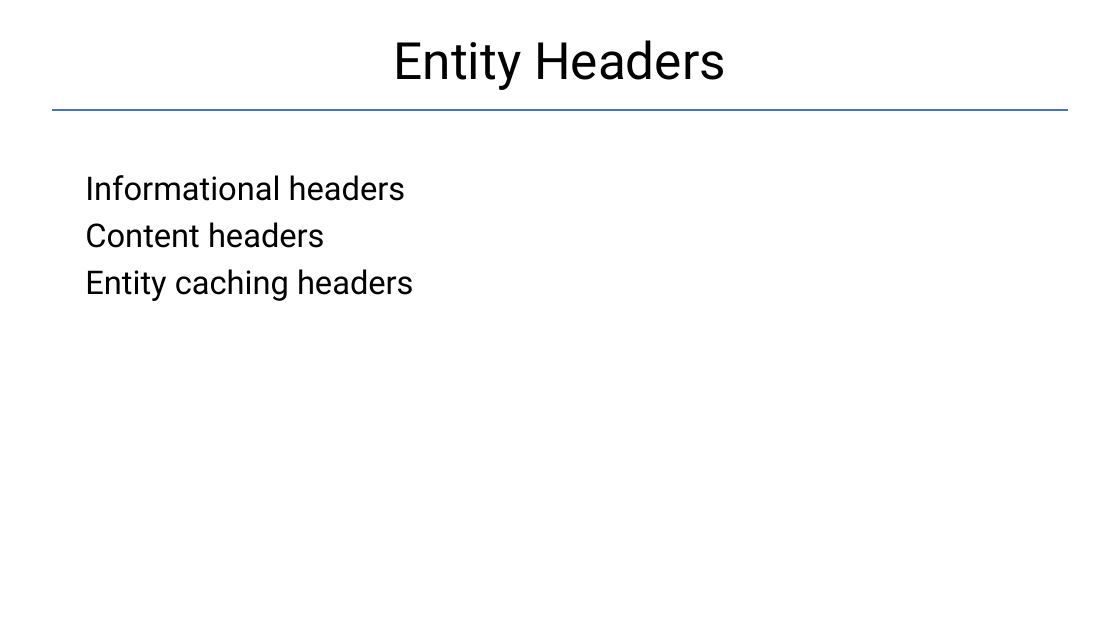
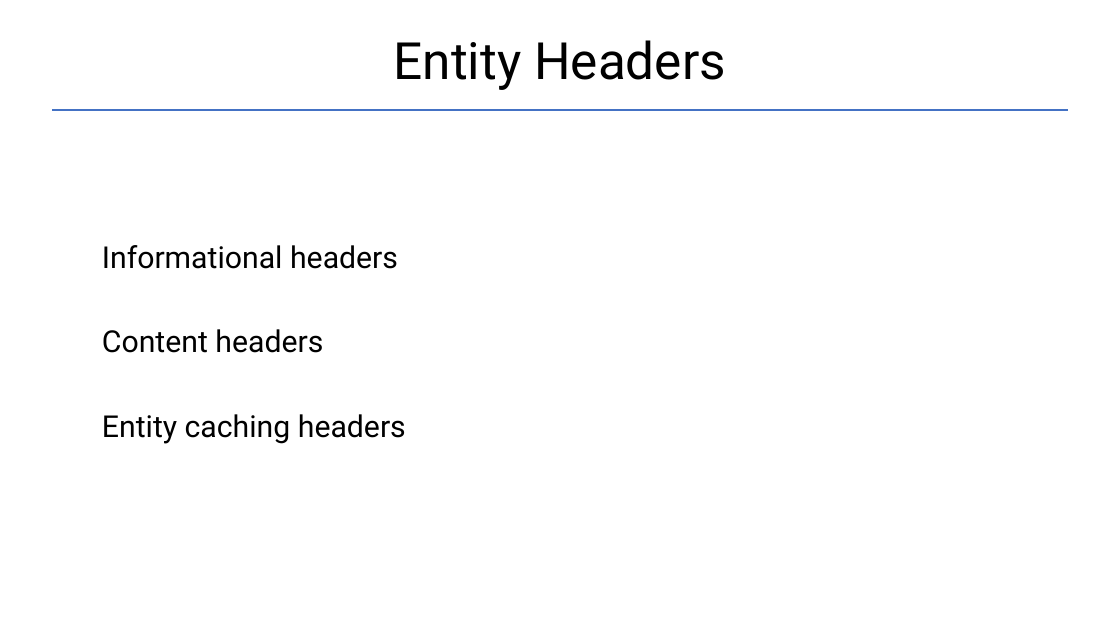
Before and after one commit to Garnik94/Levelup_presentations, a slide deck: slide 25 of Http/Http_presentation.pptx (slide 28 before the commit). Drawn at 1120x630 pixels with LibreOffice and Linux fonts; fonts in the diff are those of the drawing. Boxes give left, top, right and bottom in pixels: in the first picture for what was removed or moved away, otherwise in the second. Text is boxed around its words. In the diff, an @@ line names an element or a change of style, - is before the commit and + after.

```diff
--- a/Http/Http_presentation.pptx
+++ b/Http/Http_presentation.pptx
@@ text "Informational headers": place and size @@
-text "Informational headers" at box(85, 175, 414, 301)
+text "Informational headers" at box(102, 245, 406, 444)
@@ text "Informational headers" at box(102, 245, 406, 444): size 28 to 25.9 pt; line spacing 0.9 to 2 @@
```
Also in this commit, not shown: 7 other slides changed, 1 slide added, 4 slides removed, 1 other file.
